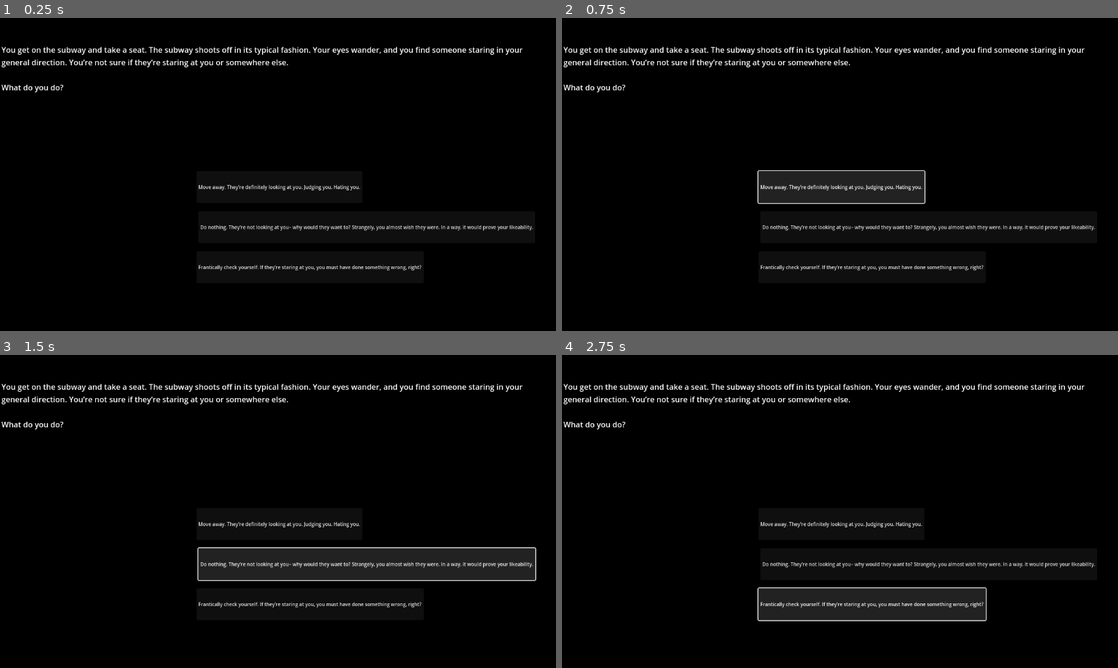
Above: before the commit, frames 1-4 (two rows, left to right).
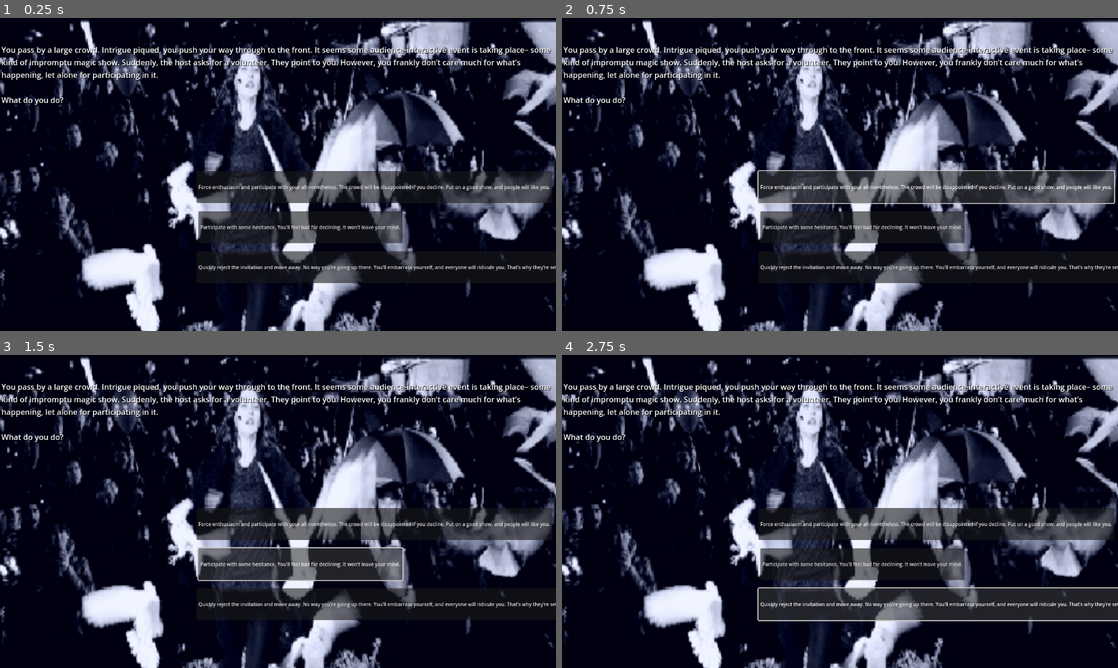
Above: after the commit, the same moments.

Repository: iisalut/Actual_athena
Game: Godot game, scene res://node_2d.tscn
Two runs of this game, one before a commit and one after it. Both use one fixed random seed, a clock stepped at 60 frames per second and the inputs below. The engine's default icon, where the game draws it, is replaced by a stand-in: a white triangle on a blue panel in a dark square.
Inputs:
- Up to frame 1 (0.25 s): no input
- Up to frame 2 (0.75 s): click "Move away. They’re definitely…" (after the commit: "Force enthusiasm and particip…") at 0.5 s
- Up to frame 3 (1.5 s): click "Do nothing. They’re not looki…" (after the commit: "Participate with some hesitan…") at 1.25 s
- Up to frame 4 (2.75 s): click "Frantically check yourself. I…" (after the commit: "Quickly reject the invitation…") at 2 s

The runs differ from the first frame. In frame 1, 41% of the frame differs, in the area x 0-100%, y 0-100%; in frame 2, 42%; in frame 3, 42%; in frame 4, 43%.

Commit message:
Backgrounds on decisions

Diff:
--- /dev/null
+++ b/decision_text.gd
@@ -0,0 +1,11 @@
+extends Label
+
+
+# Called when the node enters the scene tree for the first time.
+func _ready() -> void:
+	pass # Replace with function body.
+
+
+# Called every frame. 'delta' is the elapsed time since the previous frame.
+func _process(delta: float) -> void:
+	pass
--- a/game_manager.gd
+++ b/game_manager.gd
@@ -8,57 +8,67 @@
 var martyr = 0
 
 #setup array: 10 objects
-# [scenario, [decision, complex], [decision, complex], [decision, complex]]
+# [scenario, [decision, complex], [decision, complex], [decision, complex], link to img]
 var array = [
 	["You are walking by an office building. Amidst the horde of workers within their daily motions, you accidentally bump …(247 unchanged characters)…
 		["Apologize profusely. Take the blame. It’s your fault, after all. That means you need to fix it.", "guilt"],
 		["Yell back. How dare she blame you? It was her fault, for walking so carelessly, not yours.", "superiority"],
-		["Shell up like a turtle. You’re worthless. You get it. You don’t need to hear it.", "inferiority"]
+		["Shell up like a turtle. You’re worthless. You get it. You don’t need to hear it.", "inferiority"],
+		"res://imgsChoices/fallen_docs.png"
 	],
 	["As you walk, your toe snags on a crack– you stumble forward, catching yourself just before you fall.You turn, only t …(333 unchanged characters)…
 		["Give him everything in your wallet. You were planning to buy something, but it’s fine. Perhaps if someone glances, they will praise you?", "martyr"],
 		["Pretend not to see or hear the man. What if he tries to do something? What if someone sees you not giving him money, and thinks badly of you?", "persecution"],
-		["Look down in disdain. You’re better than this– you don’t need to indulge in it.", "superiority"]
+		["Look down in disdain. You’re better than this– you don’t need to indulge in it.", "superiority"],
+		"res://imgsChoices/homeless_man.png"
 	],
 	["You stroll by a park, and are greeted with the classic superhero-comic scene: a woman whose cat is stuck in a tree. You watch, somewhat dumbfounded, as she attempts to beckon the cat with wheedling sweet-talk and promises of treats. The cat does not budge.\n\nWhat do you do?",
 		["Take it upon yourself and help her. You may injure yourself. But she may revere you.", "martyr"],
 		["Walk away without a glance. This doesn’t concern you. Someone like you has better things– more important things– to worry about.", "superiority"],
-		["Call the fire department. Not like you’d be able to help. You aren’t capable of it; you aren’t skilled enough.", "inferiority"]
+		["Call the fire department. Not like you’d be able to help. You aren’t capable of it; you aren’t skilled enough.", "inferiority"],
+		"res://imgsChoices/cat_on_tree.png"
 	],
 	["While waiting for a stoplight to turn green, an unfamiliar man runs up to you. He is panting, heaving for breath, perspiration dotting his brow. With an edge of tangible desperation to his voice, he claims that he needs help with something further back behind you.\n\nWhat do you do?",
 		["Decline hastily. It’s a trap. He might try to do something.", "persecution"],
 		["Enthusiastically agree. Yes, you need to be somewhere, but somebody needs your assistance. You’ll oblige, even if it means sacrificing your own plans.", "martyr"],
-		["Fervently apologize, then quickly find someone else who can help. You know you will still feel guilty for hours after the interaction.", "guilt"]
+		["Fervently apologize, then quickly find someone else who can help. You know you will still feel guilty for hours after the interaction.", "guilt"],
+		"res://imgsChoices//man_on_street.png"
 	],
 	["While making your way down the sidewalk, a vibration from your phone alerts you. You excuse yourself from the crowd  …(286 unchanged characters)…
 		["Wave him off. Your attention is already taken by something more relevant to you. He doesn’t matter as much.", "superiority"],
 		["Say sorry and quickly move. You must have been in the way. What if you hindered him somehow? You need to be more careful, truly.", "guilt"],
-		["Wordlessly hurry away. This can’t be good news. There must be bad intentions at play here.", "persecution"]
+		["Wordlessly hurry away. This can’t be good news. There must be bad intentions at play here.", "persecution"],
+		"res://imgsChoices/man_alley.png"
 	],
 	["Cars speed by at the street intersection you’ve found yourself at. You don’t particularly feel the need to cross jus …(376 unchanged characters)…
 		["Praise them extravagantly, almost forcefully, before crossing the street. Make them know you listened. Make them know that you stopped and appreciated their performance.", "martyr"],
 		["Walk across the street without a backward glance. It wasn’t that impressive, anyways. You could do better.", "superiority"],
-		["Stay in place, staring. You can’t help the feeling of jealousy that swells involuntarily within you. Yet you cannot stop listening, despite the reminders of your own lacking self-worth.", "inferiority"]
+		["Stay in place, staring. You can’t help the feeling of jealousy that swells involuntarily within you. Yet you cannot stop listening, despite the reminders of your own lacking self-worth.", "inferiority"],
+		"res://imgsChoices/busker.png"
 	],
 	["The aroma of coffee alerts you. Tempted by its scent, you end up approaching a nearby coffee stand and ordering some …(192 unchanged characters)…
 		["Storm up to the worker and demand a fresh cup. How dare they mess up your order? Can’t they do one thing correctly?", "superiority"],
 		["Take the cup without complaint. They must be busy. You’re not important enough for a fresh remake, although you still can’t help but feel a little spiteful.", "inferiority"],
-		["Reluctantly ask for a remake. Then feel bad that you asked. They must be busy, and you must have done nothing but add more to their plate.", "guilt"]
+		["Reluctantly ask for a remake. Then feel bad that you asked. They must be busy, and you must have done nothing but add more to their plate.", "guilt"],
+		"res://imgsChoices/coffee.png"
 	],
 	["You pass by a large crowd. Intrigue piqued, you push your way through to the front. It seems some audience-interacti …(235 unchanged characters)…
 		["Force enthusiasm and participate with your all nonetheless. The crowd will be disappointed if you decline. Put on a good show, and people will like you.", "martyr"],
 		["Participate with some hesitance. You’ll feel bad for declining. It won’t leave your mind.", "guilt"],
-		["Quickly reject the invitation and move away. No way you’re going up there. You’ll embarrass yourself, and everyone will ridicule you. That’s why they’re setting this situation up.", "persecution"]
+		["Quickly reject the invitation and move away. No way you’re going up there. You’ll embarrass yourself, and everyone will ridicule you. That’s why they’re setting this situation up.", "persecution"],
+		"res://imgsChoices/magician.png"
 	],
 		["While waiting for the subway, you hear what sounds like a heated altercation. Curiously, you glance in the directio …(217 unchanged characters)…
 		["Create distance. They look dangerous. What if they come for you next? You couldn’t possibly hold your own in a fight.", "persecution"],
 		["Try to step in. It’s up to you to bravely rescue this situation– nobody else will do it! Perhaps the others around you will notice if you do?", "martyr"],
-		["Watch, unmoving. Wonder what it would be like to be good enough to win a fight. You almost wish you could get into one, too, if you could prove yourself.", "inferiority"]
+		["Watch, unmoving. Wonder what it would be like to be good enough to win a fight. You almost wish you could get into one, too, if you could prove yourself.", "inferiority"],
+		"res://imgsChoices/outside_subway.png"
 	],
 	["You get on the subway and take a seat. The subway shoots off in its typical fashion. Your eyes wander, and you find someone staring in your general direction. You’re not sure if they’re staring at you or somewhere else.\n\nWhat do you do?",
 		["Move away. They’re definitely looking at you. Judging you. Hating you.", "persecution"],
 		["Do nothing. They’re not looking at you– why would they want to? Strangely, you almost wish they were. In a way, it would prove your likeability.", "inferiority"],
-		["Frantically check yourself. If they’re staring at you, you must have done something wrong, right?", "guilt"]
+		["Frantically check yourself. If they’re staring at you, you must have done something wrong, right?", "guilt"],
+		"res://imgsChoices/man_sub.png"
 	]
 ]
 
@@ -72,6 +82,7 @@
 @onready var choice1 = get_node("/root/Node2D/uis/choice/button1")
 @onready var choice2 = get_node("/root/Node2D/uis/choice/button2")
 @onready var choice3 = get_node("/root/Node2D/uis/choice/button3")
+@onready var img = get_node("/root/Node2D/uis/choice/TextureRect")
 
 
 # Called every frame. 'delta' is the elapsed time since the previous frame.
@@ -79,15 +90,11 @@
 	pass
 
 func _situation():
-	var index = randi_range(0, max)
-	print(array[index])
-	max-=1
-	if(index == max-1):
-		#undefined code logic
-		index = max
-		max-=1
+	#var index = randi_range(0, max)
+	var index = 7
 
 	situationTxt.text = array[index][0]
+	img.texture = load(array[index][4])
 	choice1.text = array[index][1][0]
 	choice1.complex = array[index][1][1]
 	choice2.text = array[index][2][0]
--- a/uis.tscn
+++ b/uis.tscn
@@ -1,6 +1,6 @@
 [gd_scene load_steps=3 format=3 uid="uid://bvidsgxgkwu2a"]
 
-[ext_resource type="Texture2D" uid="uid://dir6ag4lrosnc" path="res://blackbg.png" id="1_re2j4"]
+[ext_resource type="Script" uid="uid://be43np6oy5v66" path="res://decision_text.gd" id="1_re2j4"]
 [ext_resource type="PackedScene" uid="uid://l0318x2q58od" path="res://choice_button.tscn" id="2_re2j4"]
 
 [node name="uis" type="Control"]
@@ -14,9 +14,12 @@
 [node name="choice" type="CanvasLayer" parent="."]
 
 [node name="TextureRect" type="TextureRect" parent="choice"]
-offset_right = 3840.0
-offset_bottom = 2160.0
-texture = ExtResource("1_re2j4")
+anchors_preset = 15
+anchor_right = 1.0
+anchor_bottom = 1.0
+grow_horizontal = 2
+grow_vertical = 2
+expand_mode = 2
 metadata/_edit_use_anchors_ = true
 
 [node name="decisionText" type="Label" parent="choice"]
@@ -24,8 +27,10 @@
 offset_top = 54.0
 offset_right = 1148.0
 offset_bottom = 288.0
+theme_override_colors/font_shadow_color = Color(0, 0, 0, 0.70980394)
 text = "asdhflkasjdlkfjasdf"
 autowrap_mode = 3
+script = ExtResource("1_re2j4")
 metadata/_edit_use_anchors_ = true
 
 [node name="button1" parent="choice" instance=ExtResource("2_re2j4")]
Not shown, added: decision_text.gd.uid
Binary file added: imgsChoices/busker.png
Not shown, added: imgsChoices/busker.png.import
Binary file added: imgsChoices/cat_on_tree.png
Not shown, added: imgsChoices/cat_on_tree.png.import
Binary file added: imgsChoices/coffee.png
Not shown, added: imgsChoices/coffee.png.import
Binary file added: imgsChoices/fallen_docs.png
Not shown, added: imgsChoices/fallen_docs.png.import
Binary file added: imgsChoices/homeless_man.png
Not shown, added: imgsChoices/homeless_man.png.import
Binary file added: imgsChoices/magician.png
(and 9 more such lines)
